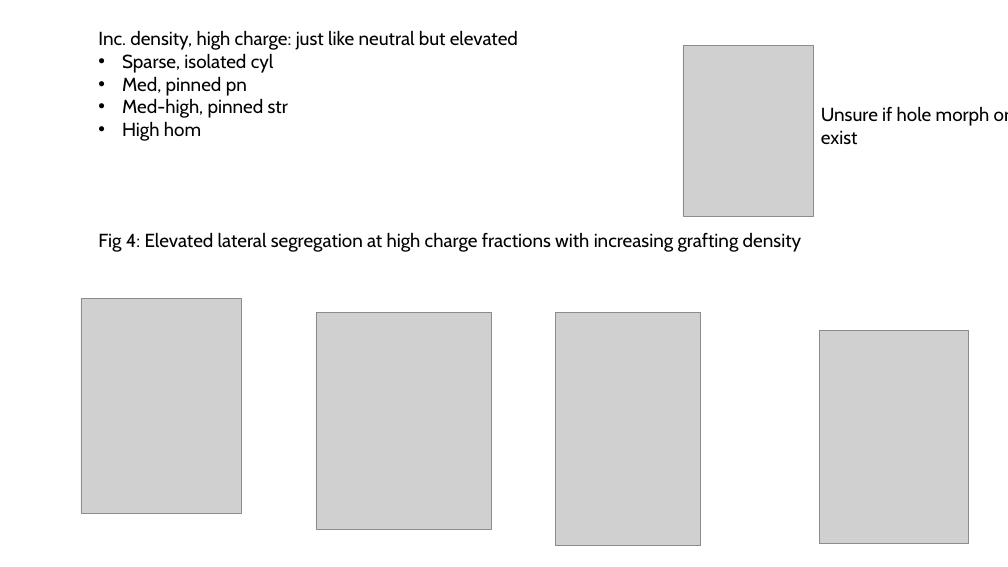
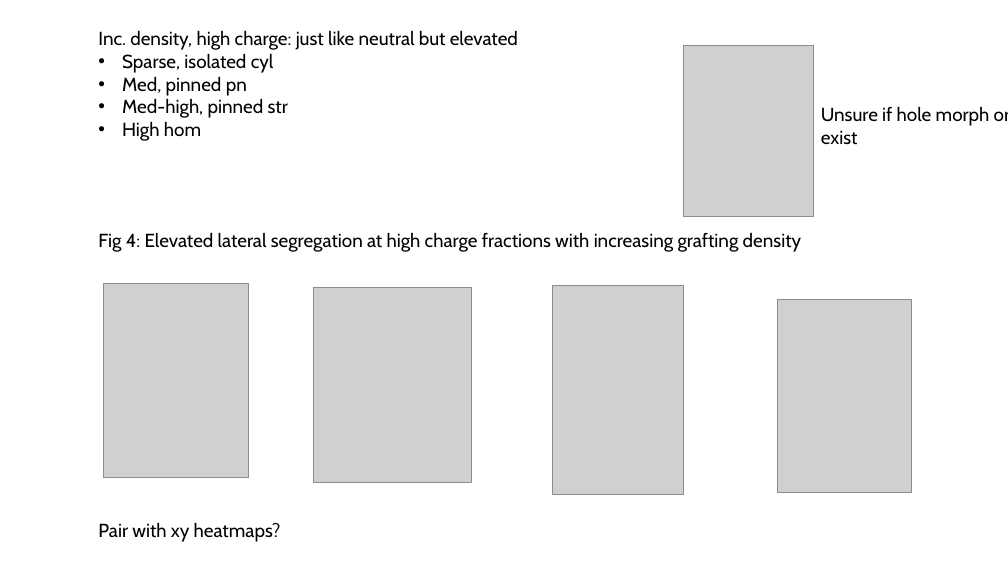
Before and after one commit to tyokokur/presentations, a slide deck: slide 7 of SYSG3_paper.pptx. Drawn at 1008x567 pixels with LibreOffice and Linux fonts; fonts in the diff are those of the drawing; grey boxes stand for pictures. Boxes give left, top, right and bottom in pixels: in the first picture for what was removed or moved away, otherwise in the second. Text is boxed around its words. In the diff, an @@ line names an element or a change of style, - is before the commit and + after.

```diff
--- a/SYSG3_paper.pptx
+++ b/SYSG3_paper.pptx
@@ picture: place and size @@
-picture at [81, 299, 241, 514]
+picture at [104, 284, 248, 478]
@@ picture: place and size @@
-picture at [316, 313, 492, 529]
+picture at [314, 288, 472, 483]
@@ picture: place and size @@
-picture at [556, 313, 700, 545]
+picture at [553, 286, 683, 495]
@@ picture: place and size @@
-picture at [820, 330, 969, 544]
+picture at [777, 300, 912, 492]
@@ text added at [98, 522, 281, 542], 18 pt, text #000000 @@
+Pair with xy heatmaps?
```
Also in this commit, not shown: 1 other slide changed.
